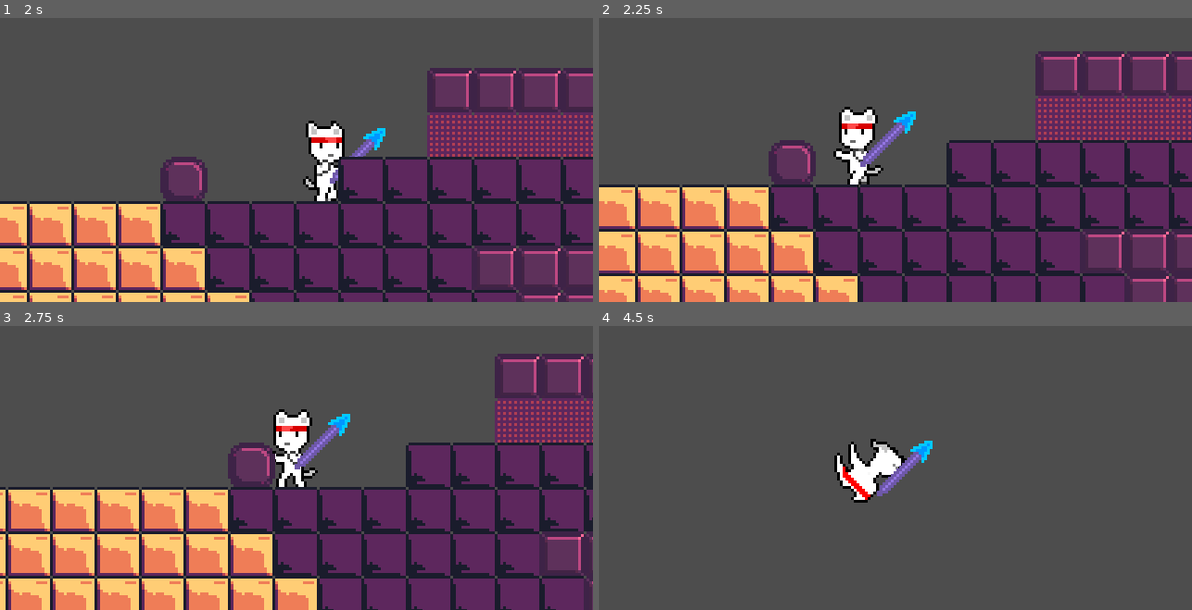
Above: before the commit, frames 1-4 (two rows, left to right).
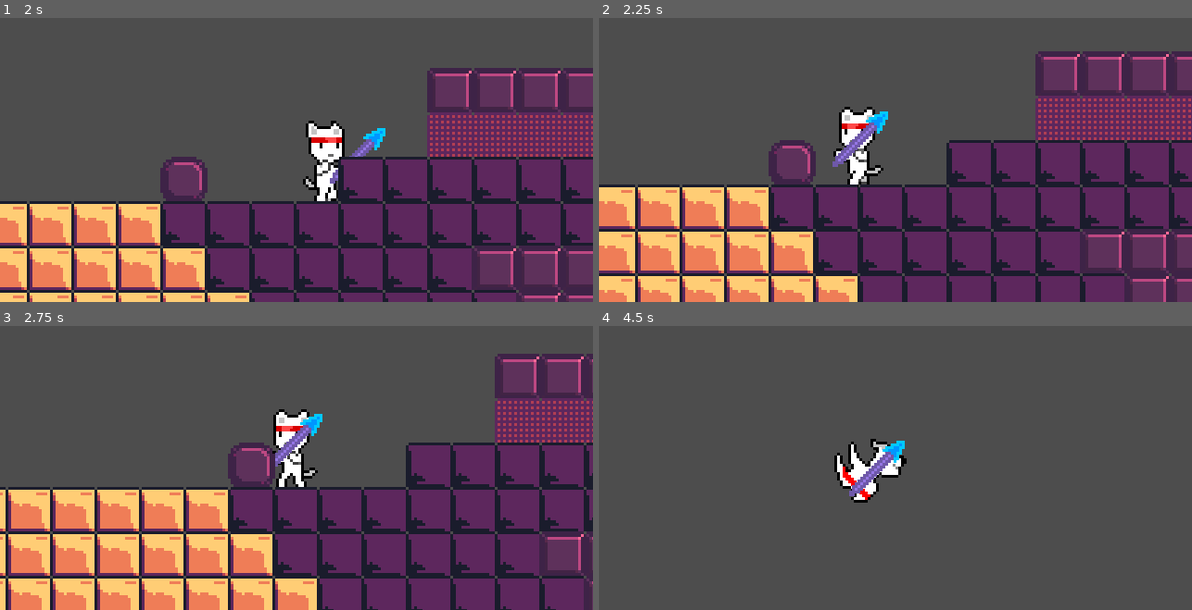
Above: after the commit, the same moments.

Repository: Mr-Carrot0/spear-guy
Game: Godot game, scene res://Scenes/leveltest_2.tscn
Same seed, same stepped clock (60 frames per second), same inputs: the game is played once before the commit and once after it.
Inputs:
- Up to frame 1 (2 s): hold Right (move_right) from 0.53 s (still down); tap Space (jump) at 0.77, 1.52 s
- Up to frame 2 (2.25 s): release Right (move_right) at 2.03 s; hold Left (move_left) from 2.03 s (still down)
- Up to frame 3 (2.75 s): keep holding Left (move_left)
- Up to frame 4 (4.5 s): release Left (move_left) at 2.78 s; hold Right (move_right) 2.78-4.28 s; tap Space (jump) at 3.02, 3.77 s; hold Left (move_left) from 4.28 s (still down)

Frame 1 is identical in both runs. In frame 2, 0.9% of the frame differs, in the area x 39-54%, y 32-53%; in frame 3, 0.9%; in frame 4, 0.9%.

Commit message:
Update Actor.gd

Diff:
--- a/Assets/Scripts/Actor.gd
+++ b/Assets/Scripts/Actor.gd
@@ -31,7 +31,7 @@
 	if ff:
 		init_w_x = -weapon.position.x
 		ff = false
-
+	weapon.position.x = init_w_x *bool_to_int_2(is_flipped)
 	if not is_on_floor():
 		velocity.y += gravity * delta
 
